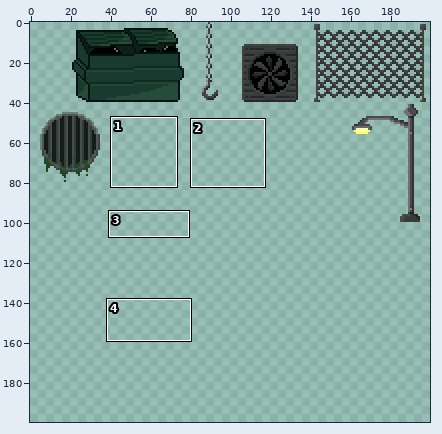
Sprite sheet, stored at assets/images/tilesdetail.png. Above, an overview of the earlier version with the close-up marked.
Close-up. Before:
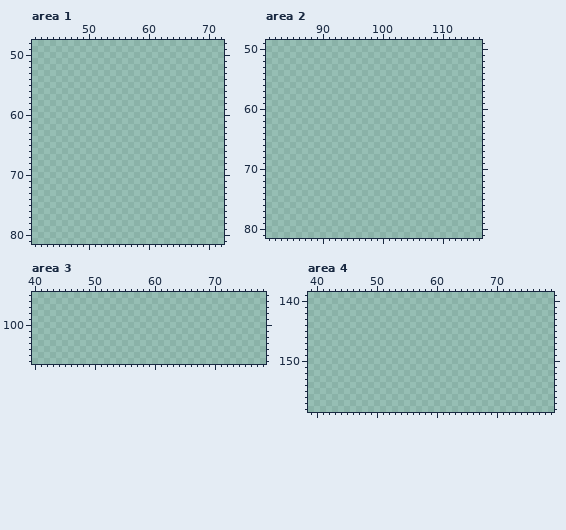
The file is 200x200 pixels. Colours within 5 levels of each other are drawn and written as one. Shown: area 1: x 41..72, y 48..81; area 2: x 81..116, y 49..81; area 3: x 40..78, y 95..106; area 4: x 39..79, y 139..158. The commit also changed other parts of the picture, which this record leaves out.
Once edited:
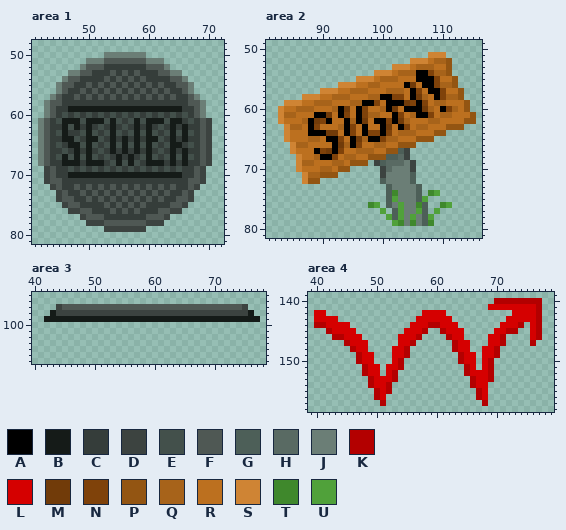
Palette (. is transparent): A #000000  B #151b18  C #353d3a  D #3c4340  E #43504b  F #4f5854  G #4d5f58  H #596a63  J #6b7e76  K #b30000  L #d50000  M #713b09  N #7f420a  P #935512  Q #a7631a  R #bc701f  S #cf8434  T #3f882c  U #50a13a
From old to new:
Changed rows in their new state; - is an unchanged pixel.
Area 1:
first column x 42:
50 -----------JJJJJJJ-----------
51 --------JJJFFFFFFFJJJ--------
52 -------JFFFCCCCCCCFFFJ-------
53 -----JJFFCCCFCFCFCCCFFJJ-----
54 ----JFFCCCCFCFCFCFCCCCFFJ----
55 ---JFFCCFCFCFCFCFCFCFCCFFJ---
56 ---JFCCFCFCFCFCFCFCFCFCCFJ---
57 --JFCCFCFCFCFCFCFCFCFCFCCFJ--
58 -JFFCCCCCCCCCCCCCCCCCCCCCFFJ-
59 -JFCCBBBBBBBBBBBBBBBBBBBCCFJ-
60 -JFCECECECECECECECECECECECFJ-
61 JFCEBBBEBBBEBECEBEBBBEBBCECFD
62 JFCCBEBCBCECBCECBCBCECBCBCCFD
63 JFCEBCCEBECEBECEBEBECEBEBECFD
64 JFCCBBECBBECBCBCBCBBECBCBCCFD
65 JFCECBBEBECEBEBEBEBECEBBCECFD
66 JFCCECBCBCECBCBCBCBCECBCBCCFD
67 JFCEBEBEBECECBCBCEBECEBEBECFD
68 JFCCBBBCBBBCEBEBECBBBCBCBCCFD
69 -DFCCECECECECECECECECECECCFD-
70 -DFCCBBBBBBBBBBBBBBBBBBBCCFD-
71 -DFFCCCCCCCCCCCCCCCCCCCCCFFD-
72 --DFCCFCFCFCFCFCFCFCFCFCCFD--
73 ---DFCCFCFCFCFCFCFCFCFCCFD---
74 ---DFFCCFCFCFCFCFCFCFCCFFD---
75 ----DFFCCCCFCFCFCFCCCCFFD----
76 -----DDFFCCCFCFCFCCCFFDD-----
77 -------DFFFCCCCCCCFFFD-------
78 --------DDDFFFFFFFDDD--------
79 -----------DDDDDDD-----------
Area 2:
first column x 83:
51 -------------------------SSS-----
52 ----------------------SSSRQQP----
53 -------------------SSSRQQQRRP----
54 ----------------SSSRQQQAANQQP----
55 -------------SSSRQQQRRRAAANRRP---
56 ----------SSSRRQQRRRRAMRAANQQP---
57 -------SSSRRQQQRRRQQQRANRAANRRP--
58 ----SSSRRQQQRRRQQAANNRAMQRANQQP--
59 -SSSRRQQQRRRQQAANRAAAMNANRQQRRRP-
60 SRRQQQRRRQAMRANRRQAMRAAAMQRANQRP-
61 SQQRRRAAMRANRANQQRRANRQAANRQQRRRP
62 SRRRQAMNARRAQAMRAANAMQRRRQQRRRRPP
63 -SQQRANRRRQANRARRAMRANRQQRRRPPP--
64 -SRRRAAAMMRANRANNANRQQQRRRPP-----
65 -SRRRQQRAANRAMQAANQQRRRPPP-------
66 --SQQRRRRAMQANRRQQRRPPP----------
67 --SRRRANMANRRQQQRRPPGD-----------
68 ---SRRQAANRQQRRPPPGGHD-----------
69 ---SQQRRRQQRPPP-DGHHHJD----------
70 ---SRRRQQRPP-----DHJJJD----------
71 ----SQQPPP-------DJJJJG----------
72 ----SPP----------GJJJJG----------
73 ------------------GJJJJG---------
74 ------------------GTJJJG-TU------
75 ------------------GUJJJGU--------
76 ---------------TU-GJUJJTG--TU----
77 -----------------U-GUJJUG-U------
78 ------------------UGUJUJGU-------
79 -------------------UTJTJGT-------
Area 3:
first column x 42:
 97 --DFFFFFFFFFFFFFFFFFFFFFFFFFFFFFFD--
 98 -BDDDDDDDDDDDDDDDDDDDDDDDDDDDDDDDDB-
 99 BBBBBBBBBBBBBBBBBBBBBBBBBBBBBBBBBBBB
Area 4:
first column x 40:
140 ------------------------------KKKKKKKK
141 -----------------------------LLLLLLLLK
142 LL----------------LLLL-----------LLLLK
143 LLLL-------------LLLLLL---------LLLLLK
144 KKLLLL----------LLLKKLLL-------LLLK-LK
145 --KLLLL--------LLLK--KLLL-----LLKK--LK
146 ---KKLLL------LLLK----KLL----LLK----LK
147 -----KLLL-----LLK------KLL---LLK----K-
148 ------KLL----LLK-------KLL--LLK-------
149 -------KLL---LLK--------KLL-LLK-------
150 -------KLL---LK---------KLL-LK--------
151 --------KLL-LLK----------KL-LK--------
152 --------KLL-LK-----------KLLLK--------
153 ---------KLLLK------------KLLK--------
154 ---------KLLK-------------KLL---------
155 ----------KLK--------------KL---------
156 ----------KL---------------KL---------
157 -----------K----------------K---------
